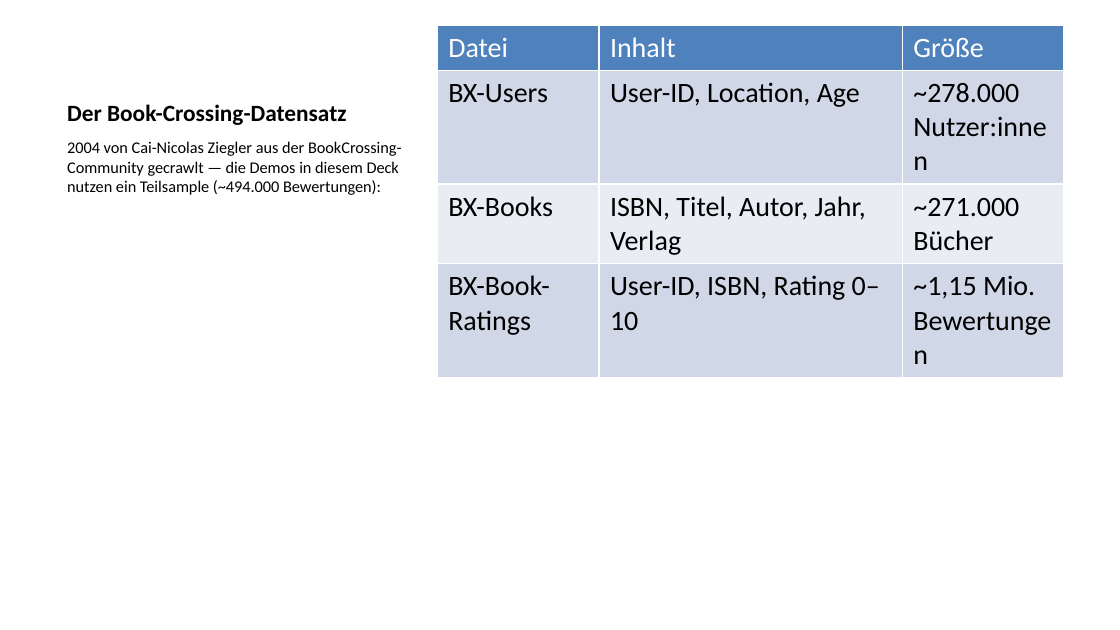
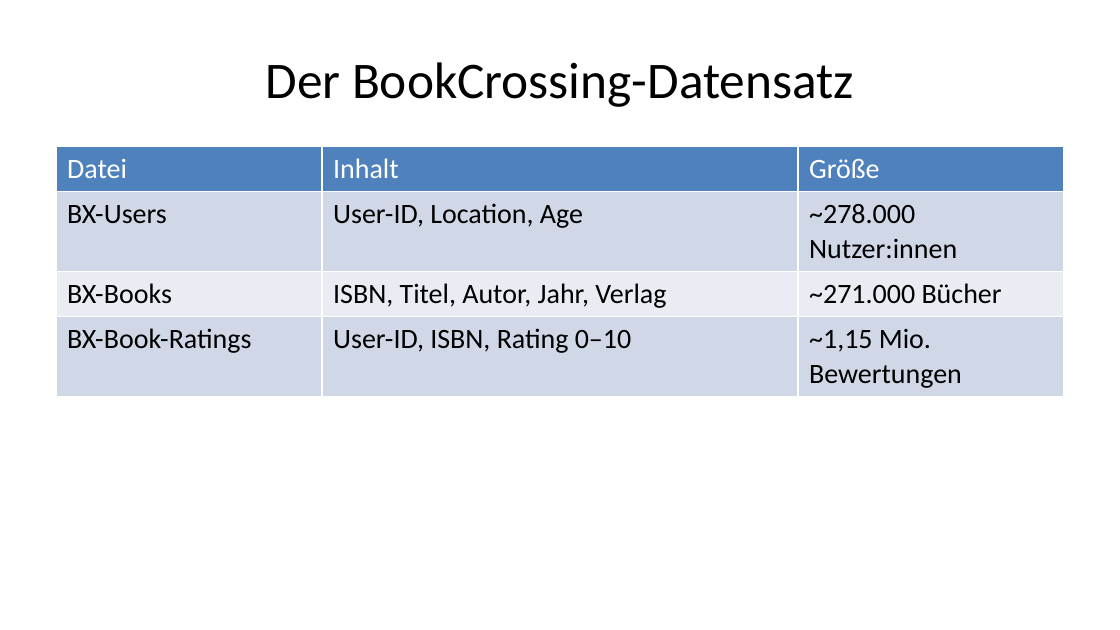
Before and after one commit to daswesen/2026-hu-berlin-data-mining, a slide deck: slide 11 of Konsultation_IBI_Deck.pptx. Drawn at 1120x630 pixels with LibreOffice and Linux fonts; fonts in the diff are those of the drawing. Boxes give left, top, right and bottom in pixels: in the first picture for what was removed or moved away, otherwise in the second. Text is boxed around its words. In the diff, an @@ line names an element or a change of style, - is before the commit and + after.

```diff
--- a/Konsultation_IBI_Deck.pptx
+++ b/Konsultation_IBI_Deck.pptx
@@ title "Der BookCrossing-Datensatz" at <box>266,62,854,107</box>: vertical alignment bottom to middle @@
@@ title at <box>266,62,854,107</box>: text changed; size 15 to 33 pt; bold off @@
-Der Book-Crossing-Datensatz
+Der BookCrossing-Datensatz
@@ table: place and size @@
-table at <box>437,25,1063,561</box>
+table at <box>56,147,1065,562</box>
@@ text removed at <box>67,141,401,195</box> @@
-2004 von Cai-Nicolas Ziegler aus der BookCrossing-Community gecrawlt — die Demos in diesem Deck nutzen ein Teilsample (~494.000 Bewertungen):
```
Also in this commit, not shown: 15 other slides changed, 5 slides added, 5 slides removed, 52 other files.
